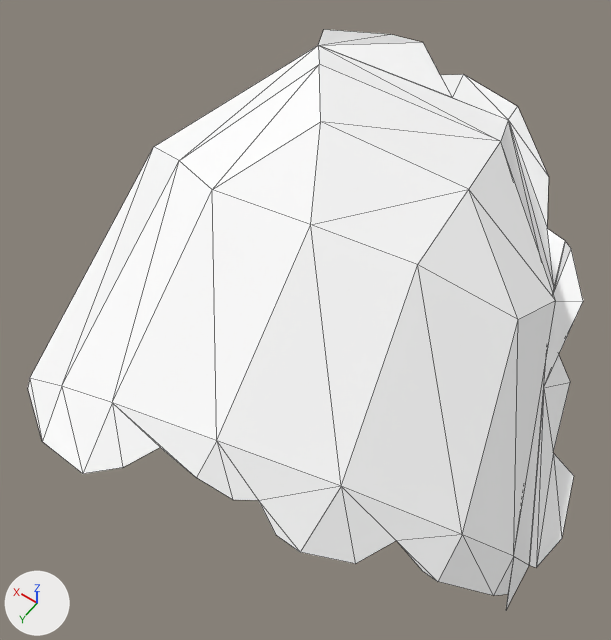
The glTF model public/3d/meffect/model__meffect__meffect.ofs_662_0/ef_662.gltf, before and after one commit.
Before and after are seen from a 50 mm lens placed at (10.6665, -16.3994, 1.5404), pointed at (10.7345, -16.4946, 1.3909). Every picture has the same lights, and +X, +Y and +Z are marked at lower left. The older version comes first. Mesh edges are drawn as thin lines.

Script lines for the objects in view, before the commit:
```python
mat_ucc_curry6 = principled_material('ucc_curry6')
mat_ucc_curry6.base_color = (1.0, 1.0, 1.0)  # white #ffffff
mat_ucc_curry6.roughness = 1.0
me_ef_662 = bpy.data.meshes.new('ef_662')
me_ef_662.from_pydata(...)  # 59 vertices, 78 faces; spans x 10.6654..10.7846, y -16.5664..-16.437, z 1.3555..1.4266
me_ef_662.materials.append(mat_ucc_curry6)  # white #ffffff
ob_ef_662_001 = bpy.data.objects.new('ef_662.001', me_ef_662)
ob_ef_662_001.location = (0.0, 0.0, 0.0)
```
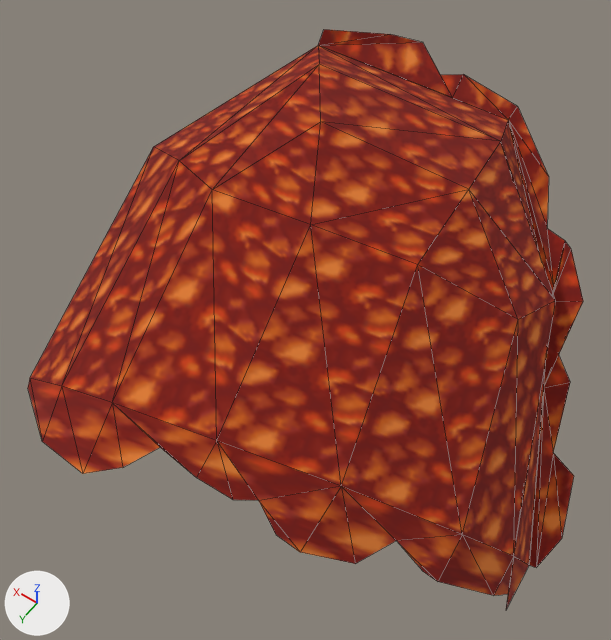
Where the change shows, as pixel boxes [x1, y1, x2, y2] in the pictures (611 x 640 px):
```json
{"object": "ef_662.001", "change": "surface changed", "before": [28, 29, 583, 609], "after": [28, 29, 583, 609], "on screen": "white to red"}
```

The change, as JSON lines over the scene's bpy script:
```json
{"op": "add", "block": "img_ucc_hayasi0", "code": ["img_ucc_hayasi0 = load_image('ucc_hayasi0', '_unpacked/ucc_hayasi0', 32, 32, 'sRGB')"]}
{"op": "remove", "block": "mat_ucc_curry6", "code": "mat_ucc_curry6.base_color = (1.0, 1.0, 1.0)  # white #ffffff"}
{"op": "add", "block": "mat_ucc_curry6", "code": "mat_ucc_curry6.texture = img_ucc_hayasi0"}
```
